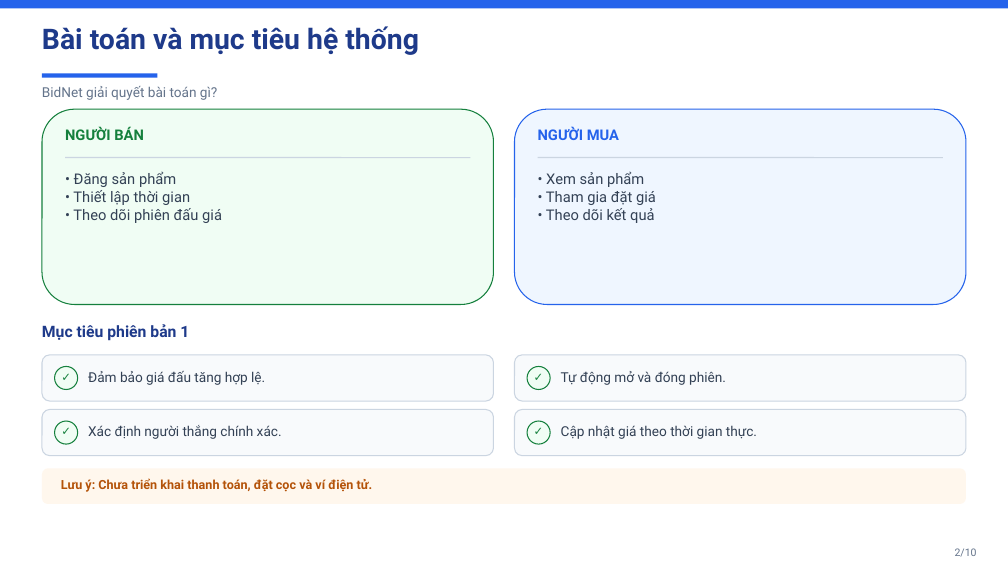
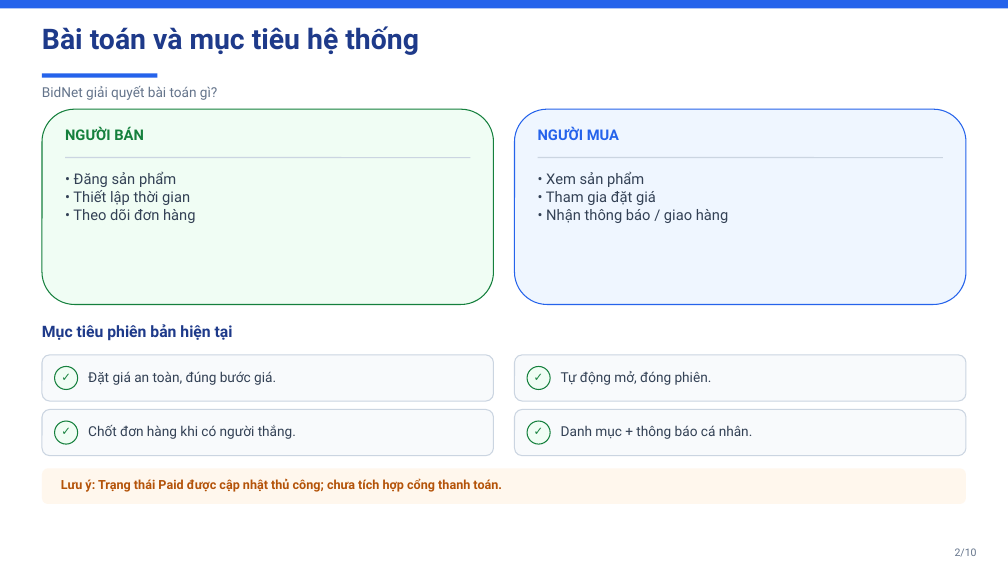
Before and after one commit to ThanhPhuocIT3905/BidNet, a slide deck: slide 2 of docs/presentation/BidNet-ThuyetTrinh-10-slide.pptx. Drawn at 1008x567 pixels with LibreOffice and Linux fonts; fonts in the diff are those of the drawing. Boxes give left, top, right and bottom in pixels: in the first picture for what was removed or moved away, otherwise in the second. Text is boxed around its words. In the diff, an @@ line names an element or a change of style, - is before the commit and + after.

```diff
--- a/docs/presentation/BidNet-ThuyetTrinh-10-slide.pptx
+++ b/docs/presentation/BidNet-ThuyetTrinh-10-slide.pptx
@@ text at (x1=73, y1=209, x2=196, y2=223): text changed @@
-• Theo dõi phiên đấu giá
+• Theo dõi đơn hàng
@@ text at (x1=546, y1=209, x2=728, y2=223): text changed @@
-• Theo dõi kết quả
+• Nhận thông báo / giao hàng
@@ text at (x1=42, y1=324, x2=233, y2=341): text changed @@
-Mục tiêu phiên bản 1
+Mục tiêu phiên bản hiện tại
@@ text at (x1=88, y1=371, x2=276, y2=385): text changed @@
-Đảm bảo giá đấu tăng hợp lệ.
+Đặt giá an toàn, đúng bước giá.
@@ text at (x1=561, y1=371, x2=712, y2=385): text changed @@
-Tự động mở và đóng phiên.
+Tự động mở, đóng phiên.
@@ text at (x1=88, y1=425, x2=296, y2=439): text changed @@
-Xác định người thắng chính xác.
+Chốt đơn hàng khi có người thắng.
@@ text at (x1=561, y1=425, x2=753, y2=439): text changed @@
-Cập nhật giá theo thời gian thực.
+Danh mục + thông báo cá nhân.
@@ text at (x1=61, y1=478, x2=502, y2=492): text changed @@
-Lưu ý: Chưa triển khai thanh toán, đặt cọc và ví điện tử.
+Lưu ý: Trạng thái Paid được cập nhật thủ công; chưa tích hợp cổng thanh toán.
```
Also in this commit, not shown: 4 other slides changed, 1 slide added, 1 slide removed, 27 other files.
